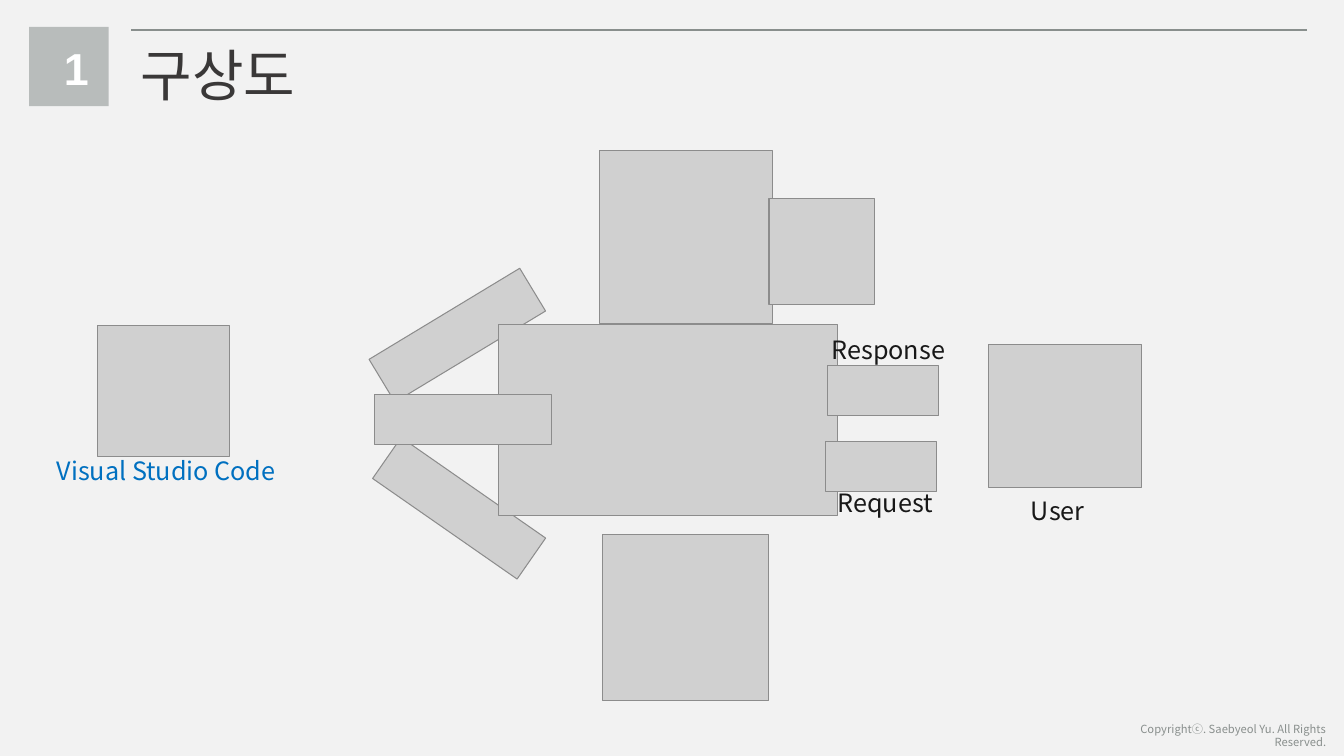
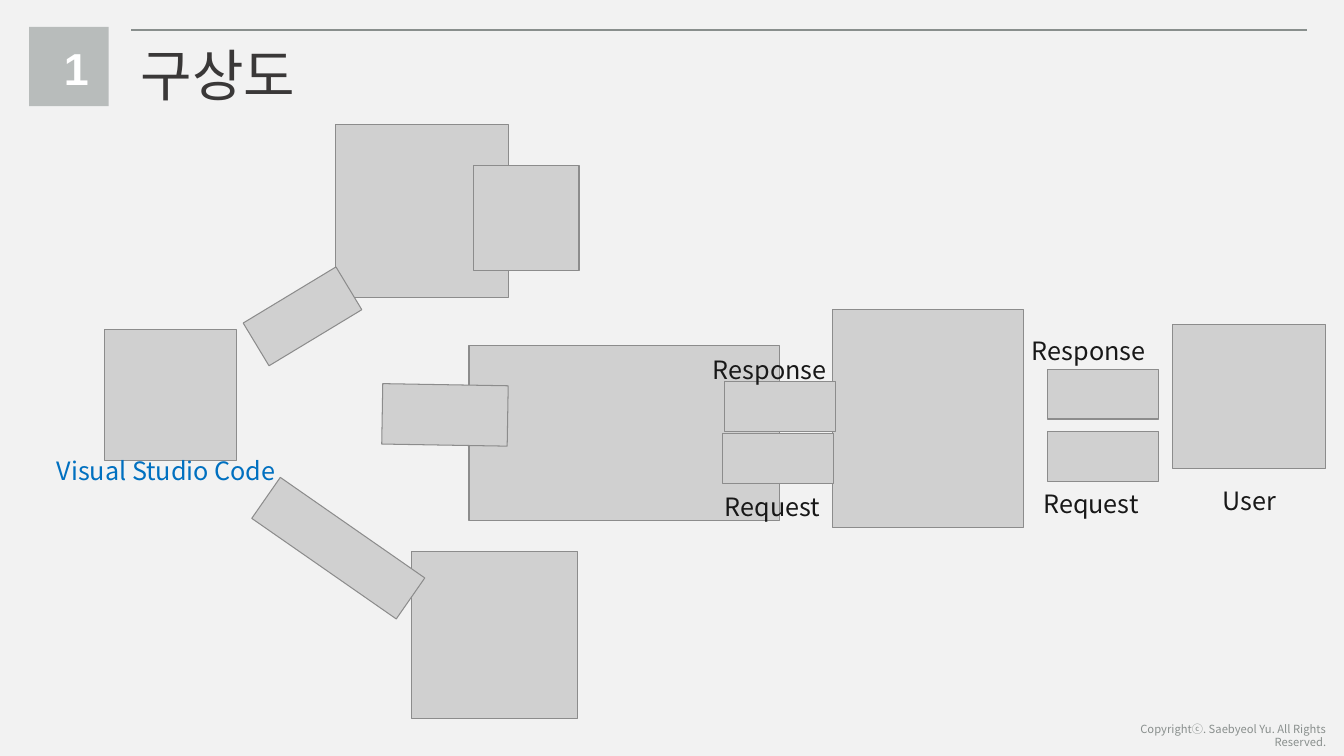
Before and after one commit to SeoungWan/cloud_bus_ppt, a slide deck: slide 3 of 신라버스_201895048_201895099.pptx. Drawn at 1344x756 pixels with LibreOffice and Linux fonts; fonts in the diff are those of the drawing; grey boxes stand for pictures. Boxes give left, top, right and bottom in pixels: in the first picture for what was removed or moved away, otherwise in the second. Text is boxed around its words. In the diff, an @@ line names an element or a change of style, - is before the commit and + after.

```diff
--- a/신라버스_201895048_201895099.pptx
+++ b/신라버스_201895048_201895099.pptx
@@ picture moved from (x1=599, y1=150, x2=772, y2=324) to (x1=336, y1=125, x2=509, y2=298) @@
@@ picture moved from (x1=769, y1=199, x2=875, y2=304) to (x1=474, y1=165, x2=580, y2=271) @@
@@ picture resized from (x1=369, y1=268, x2=546, y2=403) to (x1=243, y1=267, x2=362, y2=366) @@
@@ picture added at (x1=833, y1=310, x2=1023, y2=528) @@
@@ picture moved from (x1=989, y1=344, x2=1142, y2=487) to (x1=1174, y1=325, x2=1327, y2=468) @@
@@ picture moved from (x1=98, y1=326, x2=229, y2=457) to (x1=105, y1=330, x2=236, y2=461) @@
@@ picture resized from (x1=499, y1=325, x2=838, y2=515) to (x1=469, y1=346, x2=779, y2=520) @@
@@ text added at (x1=713, y1=353, x2=826, y2=385), 18 pt, text #181818 @@
+Response
@@ text "Response" rewrapped from (x1=832, y1=333, x2=945, y2=365) to (x1=1032, y1=341, x2=1145, y2=366) @@
@@ picture at (x1=382, y1=384, x2=508, y2=447): rotation 0 to 1 degrees @@
@@ picture added at (x1=724, y1=381, x2=835, y2=432) @@
@@ picture moved from (x1=828, y1=366, x2=939, y2=416) to (x1=1048, y1=369, x2=1158, y2=419) @@
@@ picture added at (x1=723, y1=434, x2=834, y2=484) @@
@@ picture moved from (x1=826, y1=442, x2=937, y2=492) to (x1=1048, y1=432, x2=1158, y2=482) @@
@@ picture moved from (x1=372, y1=438, x2=546, y2=580) to (x1=251, y1=477, x2=425, y2=620) @@
@@ text added at (x1=725, y1=490, x2=820, y2=522), 18 pt, text #181818 @@
+Request
@@ text "Request" moved from (x1=838, y1=491, x2=933, y2=518) to (x1=1043, y1=494, x2=1138, y2=519) @@
@@ text "User" moved from (x1=1031, y1=501, x2=1085, y2=521) to (x1=1223, y1=491, x2=1277, y2=511) @@
@@ picture moved from (x1=602, y1=534, x2=768, y2=701) to (x1=411, y1=552, x2=578, y2=718) @@
```
Also in this commit, not shown: 1 slide added, 1 other file.
